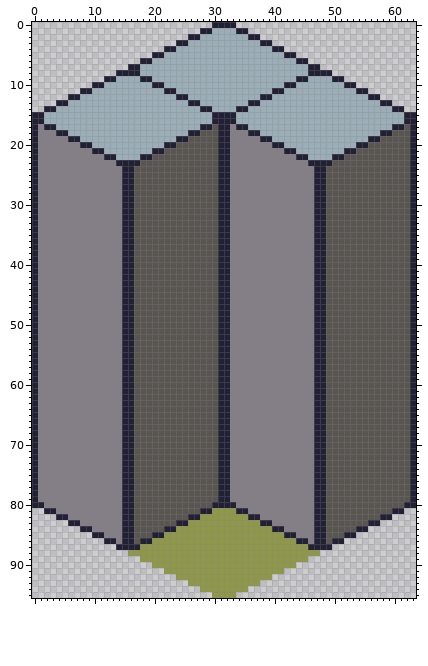
A sprite sheet gets an edit: assets/temp_tiles/Sewers_wall96_13.png. The picture above is the old version.
The file is 64x96 pixels.
New version:
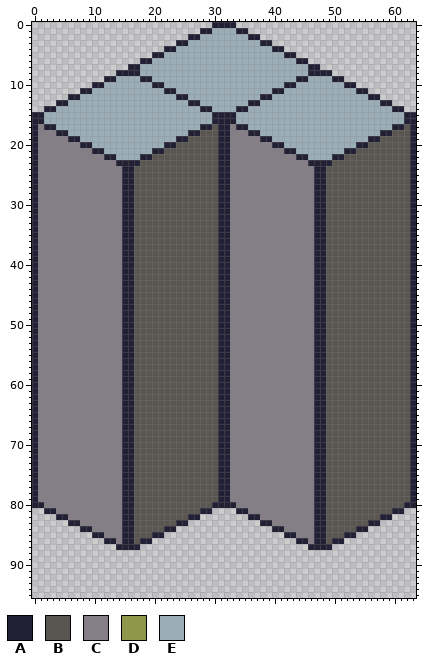
Palette (. is transparent): A #222034  B #595652  C #847e87  D #8f974a  E #9badb7
From old to new:
{"y":81,"x":30,"old":"DDDD","new":"...."}
{"y":82,"x":28,"old":"DDDDDDDD","new":"........"}
{"y":83,"x":26,"old":"DDDDDDDDDDDD","new":"............"}
{"y":84,"x":24,"old":"DDDDDDDDDDDDDDDD","new":"................"}
{"y":85,"x":22,"old":"DDDDDDDDDDDDDDDDDDDD","new":"...................."}
{"y":86,"x":20,"old":"DDDDDDDDDDDDDDDDDDDDDDDD","new":"........................"}
{"y":87,"x":18,"old":"DDDDDDDDDDDDDDDDDDDDDDDDDDDD","new":"............................"}
{"y":88,"x":16,"old":"DDDDDDDDDDDDDDDDDDDDDDDDDDDDDDDD","new":"................................"}
{"y":89,"x":18,"old":"DDDDDDDDDDDDDDDDDDDDDDDDDDDD","new":"............................"}
{"y":90,"x":20,"old":"DDDDDDDDDDDDDDDDDDDDDDDD","new":"........................"}
{"y":91,"x":22,"old":"DDDDDDDDDDDDDDDDDDDD","new":"...................."}
{"y":92,"x":24,"old":"DDDDDDDDDDDDDDDD","new":"................"}
{"y":93,"x":26,"old":"DDDDDDDDDDDD","new":"............"}
{"y":94,"x":28,"old":"DDDDDDDD","new":"........"}
{"y":95,"x":30,"old":"DDDD","new":"...."}
{"label":"erased","picture_box":[128,508,320,598]}
